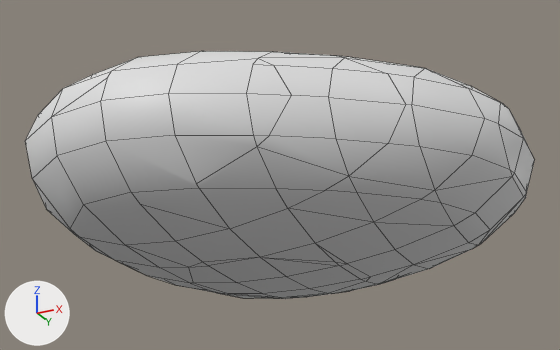
Before and after pictures for a commit that changed the FBX model Assets/Art/StaticMesh/SM_Creature.fbx.
Rendered twice from a 50 mm camera at (0.251, -0.536, -0.227) aimed at (-0.008, -0.018, 0.006). Lighting does not change. The marker at lower left points along +X, +Y and +Z. Mesh edges are drawn as thin lines. Where no turn or scale is listed for an object, it has been applied to the vertices.

Objects in the first picture: 'Mball.001'.
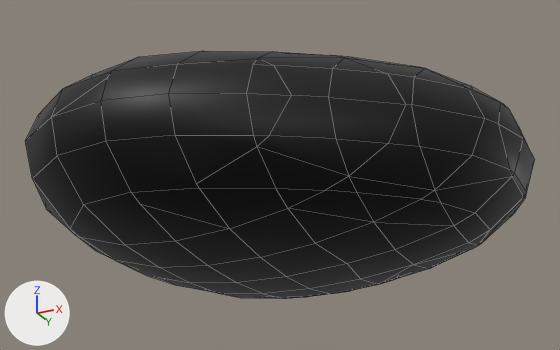
Pixel boxes (x1, y1, x2, y2) of what changed, in the pictures (560 x 350 px):
part 1 of me_mesh, cut back
    both: (125, 209, 413, 299)
part 2 of me_mesh, recoloured (grey to black)
    both: (25, 51, 534, 298)

What changed in the scene script:
```text
Add img_t_creature_png:
    img_t_creature_png = load_image('T_Creature.png', '../Material/Texture/T_Creature.png', 1024, 1024, 'sRGB')
Add mat_material:
    mat_material = principled_material('Material')
    mat_material.texture = img_t_creature_png
Change me_mesh:
    used by ob_mball_001; location = (0.0, 0.0, 0.0)
    remove me_mesh.from_pydata(...)  # 274 vertices, 319 faces; spans x -0.188..0.183, y -0.198..0.172, z -0.08..0.082
    add me_mesh.from_pydata(...)  # 262 vertices, 302 faces; spans x -0.188..0.183, y -0.198..0.172, z -0.08..0.082
    me_mesh part 1
    12 vertices are removed from x -0.083..0.051, y -0.072..0.058, z -0.076
    30 faces are deleted
    13 new faces join them
    me_mesh part 2: 289 faces spanning x -0.188..0.183, y -0.198..0.172, z -0.08..0.082 switch from no material to mat_material (picture img_t_creature_png)
```
